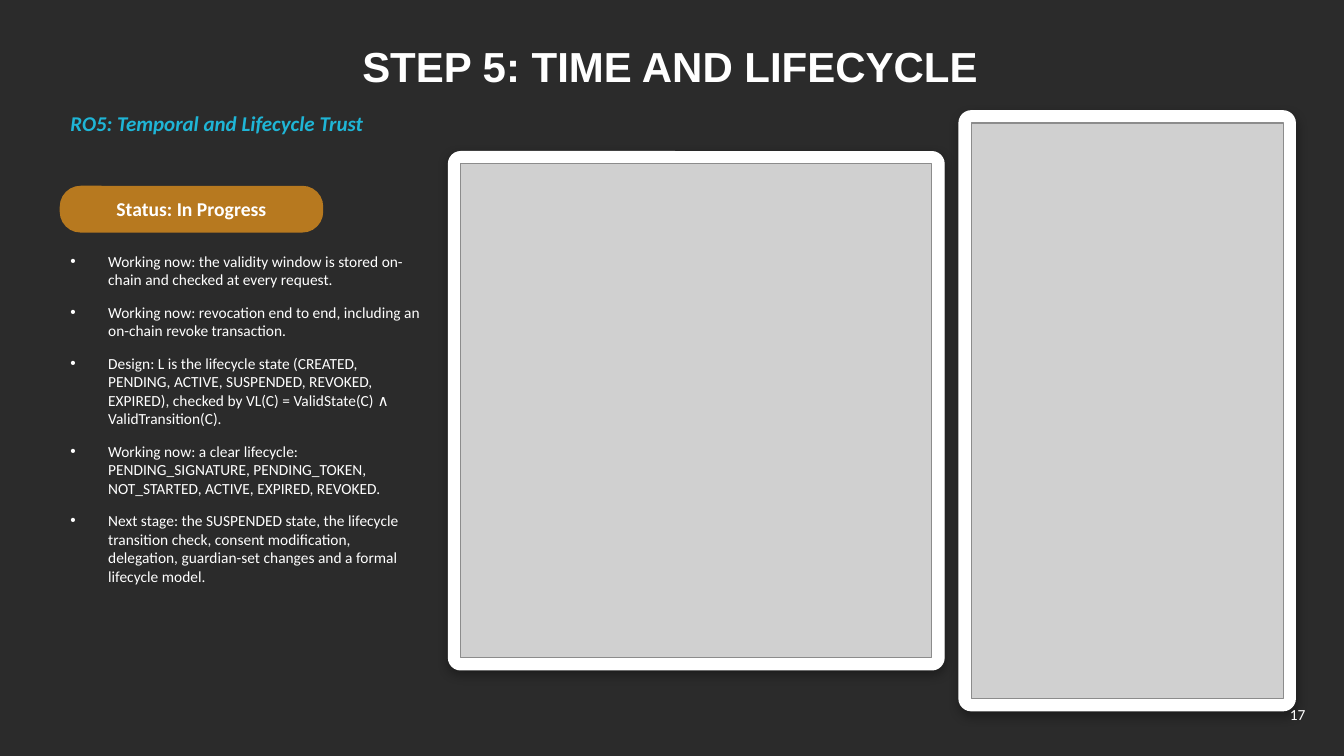
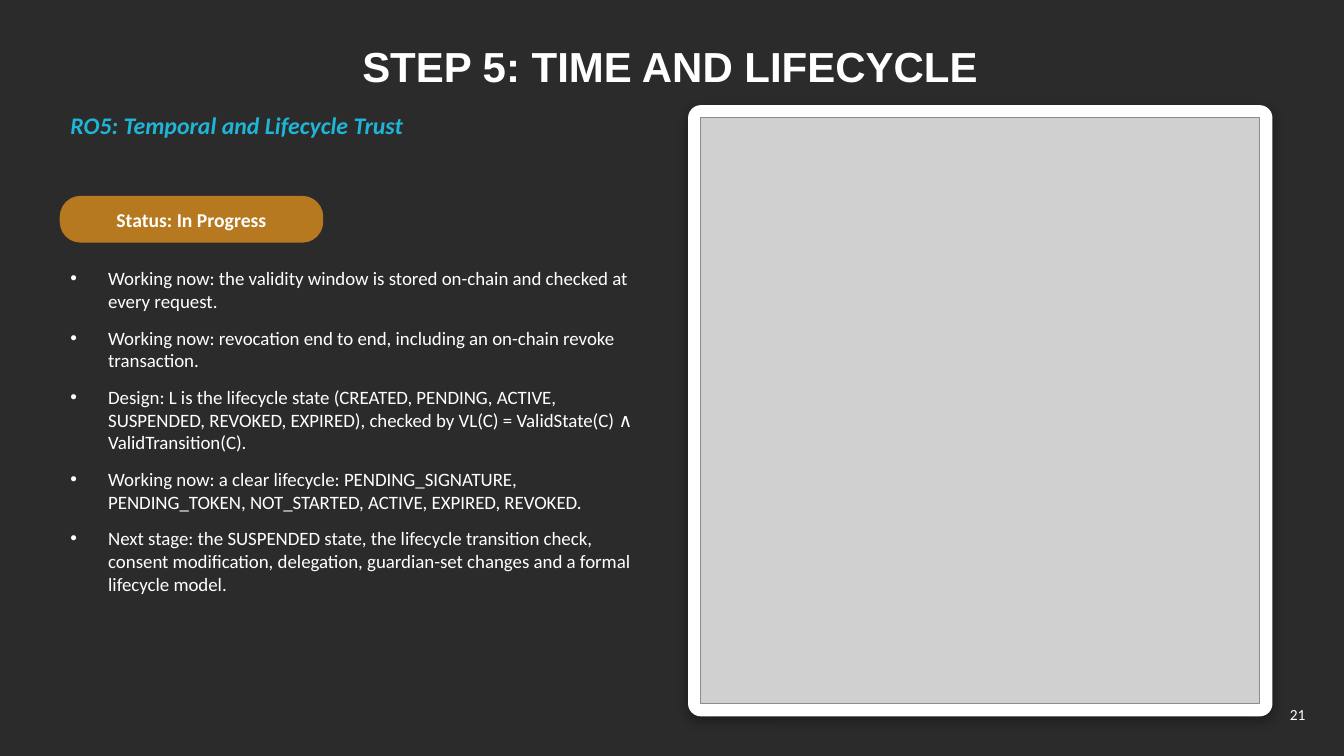
Before and after one commit to yasir12345678900/HealthRWA-Sepolia-Personal-try, a slide deck: slide 21 of docs/Yasir_Candidature_Reassessment_Slides_Simple.pptx (slide 17 before the commit). Drawn at 1344x756 pixels with LibreOffice and Linux fonts; fonts in the diff are those of the drawing; grey boxes stand for pictures; background and template pictures are left out; a plain dark background stands for a picture behind light text. Boxes give left, top, right and bottom in pixels: in the first picture for what was removed or moved away, otherwise in the second. Text is boxed around its words. In the diff, an @@ line names an element or a change of style, - is before the commit and + after.

```diff
--- a/docs/Yasir_Candidature_Reassessment_Slides_Simple.pptx
+++ b/docs/Yasir_Candidature_Reassessment_Slides_Simple.pptx
@@ text "RO5: Temporal and Lifecycle Trust" at (70, 117, 403, 138): size 15 to 17 pt @@
@@ rounded rectangle: place and size @@
-rounded rectangle at (960, 111, 1296, 711)
+rounded rectangle at (689, 106, 1271, 716)
@@ rounded rectangle at (689, 106, 1271, 716): proportions changed @@
@@ picture: place and size @@
-picture at (461, 164, 933, 658)
+picture at (701, 118, 1259, 704)
@@ picture removed at (972, 123, 1284, 699) @@
@@ rounded rectangle removed at (449, 152, 945, 670) @@
@@ text "Status: In Progress": place and size @@
-text "Status: In Progress" at (116, 203, 266, 220)
+text "Status: In Progress" at (116, 214, 266, 231)
@@ rounded rectangle: place and size @@
-rounded rectangle at (60, 187, 323, 232)
+rounded rectangle at (60, 197, 323, 242)
@@ text "Working now: the validity window ...": place and size @@
-text "Working now: the validity window ..." at (108, 256, 419, 585)
+text "Working now: the validity window ..." at (108, 272, 630, 594)
@@ text "Working now: the validity window ..." at (108, 272, 630, 594): size 11 to 13.5 pt @@
@@ page number at (1290, 710, 1306, 720): text changed @@
-17
+21
```
Also in this commit, not shown: 5 other slides changed, 6 slides added, 3 other files.
